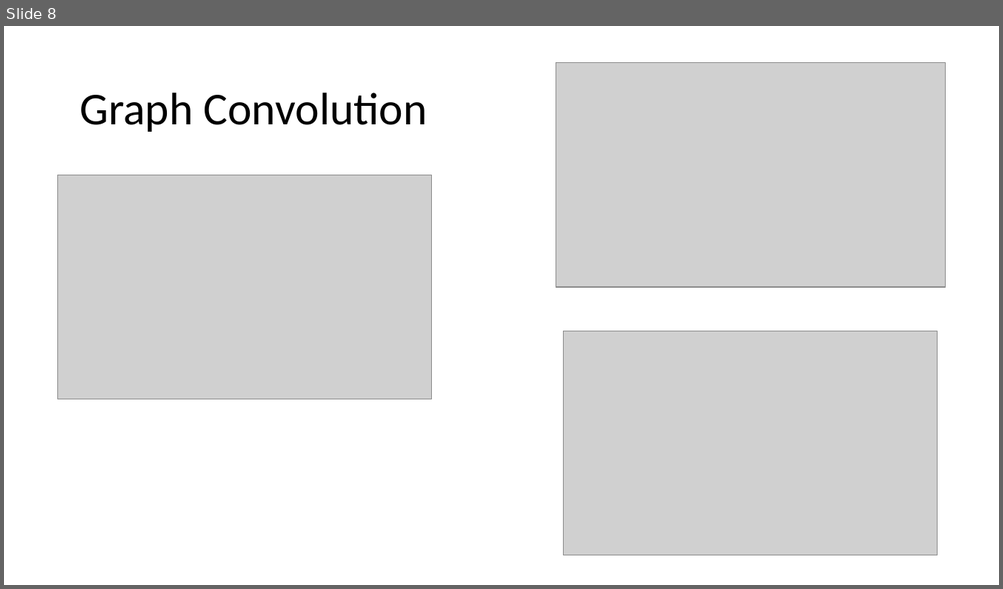
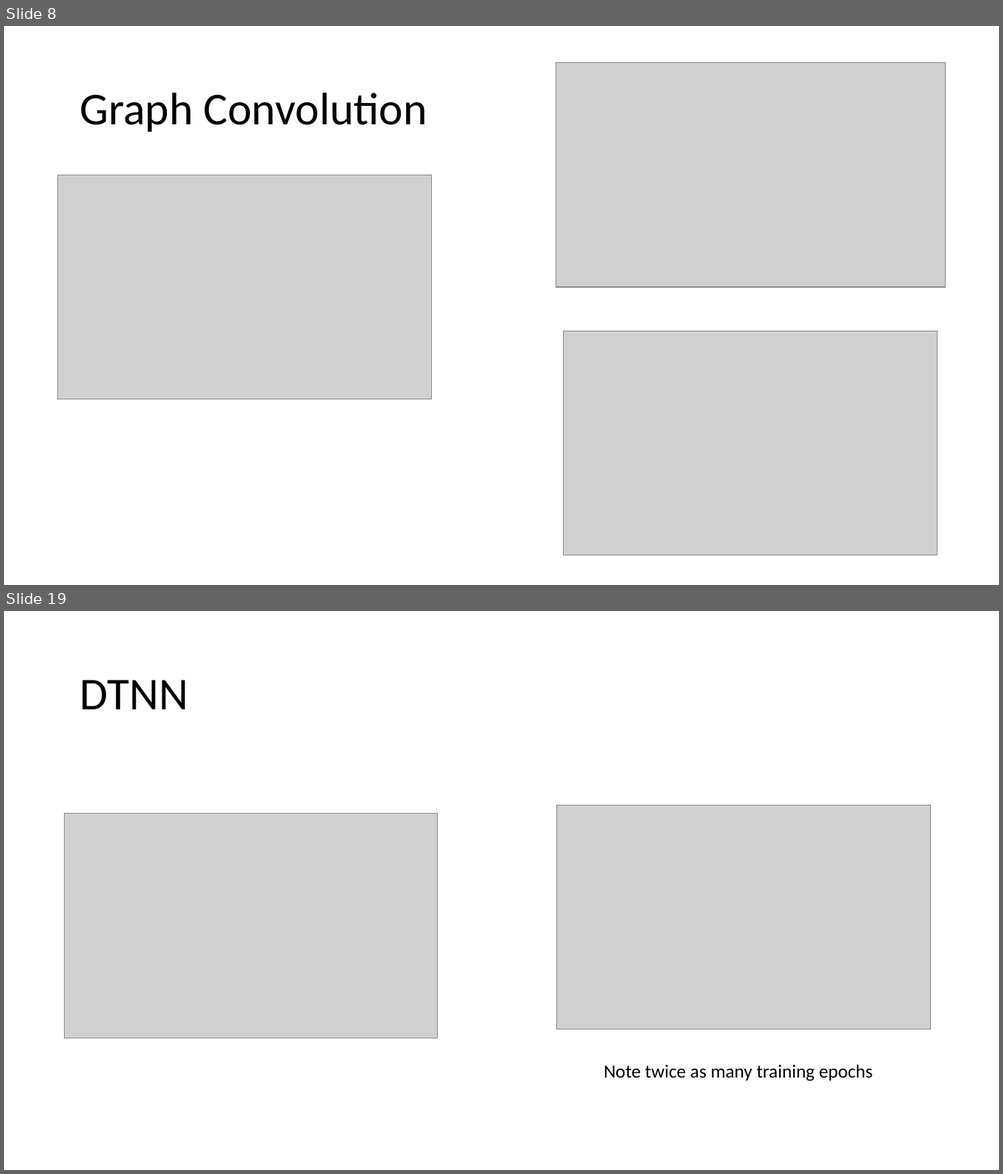
Before and after one commit to Ian-McCleary/chem-ml-research, a slide deck: statsreport.pptx. Shown one above the other, each under a label of ours: slide 8 before the commit, slides 8 and 19 after it; the slides between them are not shown. The pictures are 1003x589 and 1003x1174 pixels, drawn with LibreOffice and Linux fonts; fonts in the diff are those of the drawing; grey boxes stand for pictures. Boxes give left, top, right and bottom in pixels: in the first picture for what was removed or moved away, otherwise in the second. Text is boxed around its words. In the diff, an @@ line names an element or a change of style, - is before the commit and + after.

```diff
--- a/statsreport.pptx
+++ b/statsreport.pptx
@@ slide 19 added at bbox=[4, 611, 999, 1170], background #FFFFFF @@
@@ title added at bbox=[79, 680, 188, 709], 44 pt, text #000000 @@
+DTNN
@@ picture added at bbox=[557, 805, 930, 1030] @@
@@ picture added at bbox=[65, 814, 438, 1039] @@
@@ text added at bbox=[603, 1065, 873, 1082], 18 pt, text #000000 @@
+Note twice as many training epochs
```
Also in this commit, not shown: 3 slides changed, 8 other slides added, 6 other files.
